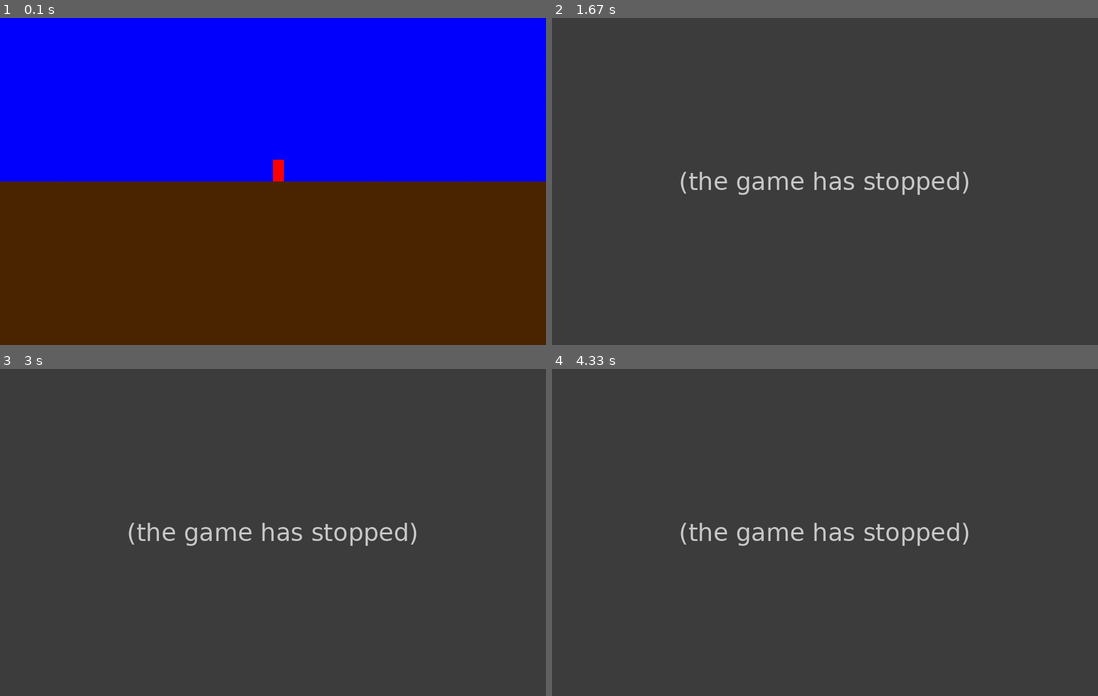
Above: before the commit, frames 1-4 (two rows, left to right).
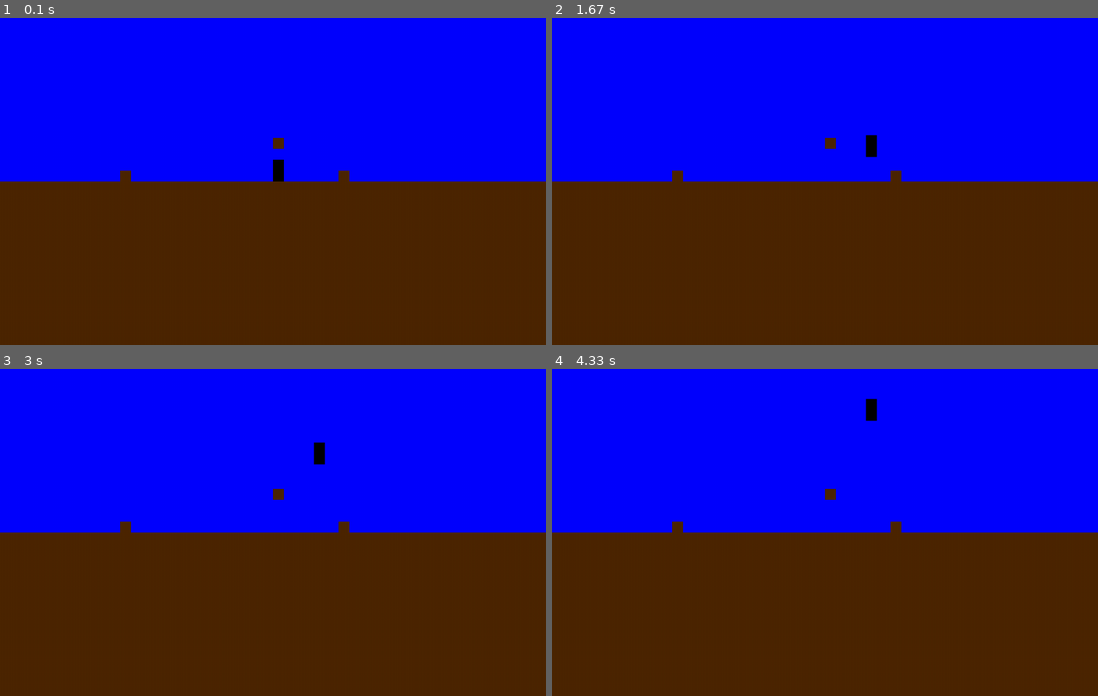
Above: after the commit, the same moments.

Repository: diduk001/terraria-clone-pygame
Game: pygame game, started from Main.py
The game is run twice, just before and just after one commit, with the same random seed, the same clock (stepped at 60 frames per second) and the same inputs.
Inputs:
- Up to frame 1 (0.1 s): no input
- Up to frame 2 (1.67 s): hold Tab 0.33-0.8 s; hold D 0.33-0.8 s; hold Tab 0.83-1.3 s; hold D 0.83-1.3 s; tap Space at 0.9, 1.2, 1.4 s; hold D from 1.33 s (still down)
- Up to frame 3 (3 s): tap Space at 1.7, 1.9, 2.2, 2.4, 2.7, 2.97 s; release D at 1.8 s; hold D 1.83-2.3 s; hold A 2.33-2.87 s; hold A from 2.9 s (still down)
- Up to frame 4 (4.33 s): tap Space at 3.27, 3.4, 3.7, 4.07 s; release A at 3.3 s; hold D 3.33-3.97 s; hold A from 4 s (still down)

The runs differ from the first frame. In frame 1, 0.3% of the frame differs, in the area x 22-64%, y 36-50%; in frame 2, 100%, in the area x 0-100%, y 0-100%; in frame 3, 100%; in frame 4, 100%.
Error before the commit: IndexError: list index out of range (Player.py line 36); the game stopped at 1.18 s (later frames are placeholders)

Commit message:
Added Sprites Updated Blocks, World, Player for sprites

Diff:
--- a/Blocks.py
+++ b/Blocks.py
@@ -1,9 +1,13 @@
 import pygame
+import Sprites
 from pygame import Rect
+
+blocks_sprites = pygame.sprite.Group()
 
 
 class Block:
     size = 20
+
     def __init__(self, id, x, y):
         # id блока и его координаты в блоках;
 
@@ -20,6 +24,10 @@
         self.solidity_axe = int()
         self.drop = int()
 
+        # спрайт блока
+        self.image = pygame.Surface((self.size, self.size))
+        self.sprite = Sprites.BlockSprite(self)
+
     # Функция отрисоки;
 
     def show(self, screen):
@@ -49,6 +57,9 @@
         self.solidity_pickaxe = -1
         self.solidity_axe = -1
 
+        self.image.fill(self.color)
+        self.sprite.update_image(self.image)
+
 
 # Блок Кореной Породы (JJBA: Diamond Is Unbreakable);
 
@@ -65,6 +76,9 @@
         self.solidity_pickaxe = 1000
         self.solidity_axe = 1000
 
+        self.image.fill(self.color)
+        self.sprite.update_image(self.image)
+
 
 # Блок Грязи;
 
@@ -79,6 +93,9 @@
         self.solidity_axe = 25
         self.drop = 0
 
+        self.image.fill(self.color)
+        self.sprite.update_image(self.image)
+
 
 # Блок Камня;
 
@@ -93,6 +110,8 @@
         self.solidity_axe = 1000
         self.drop = 1
 
+        self.image.fill(self.color)
+        self.sprite.update_image(self.image)
 
 # Блок Медной Руды
 
@@ -107,6 +126,9 @@
         self.solidity_axe = 1000
         self.drop = 2
 
+        self.image.fill(self.color)
+        self.sprite.update_image(self.image)
+
 
 # Блок Железной Руды
 
@@ -121,6 +143,9 @@
         self.solidity_axe = 1000
         self.drop = 3
 
+        self.image.fill(self.color)
+        self.sprite.update_image(self.image)
+
 
 # Блок Дерева
 
@@ -135,6 +160,8 @@
         self.solidity_axe = 20
         self.drop = 4
 
+        self.image.fill(self.color)
+        self.sprite.update_image(self.image)
 
 # Блок Листвы
 
@@ -148,6 +175,9 @@
         self.solidity_pickaxe = 5
         self.solidity_axe = 5
 
+        self.image.fill(self.color)
+        self.sprite.update_image(self.image)
+
 
 # Блок Древесины
 
@@ -162,6 +192,9 @@
         self.solidity_axe = 20
         self.drop = 4
 
+        self.image.fill(self.color)
+        self.sprite.update_image(self.image)
+
 
 # Блок Верстака
 
@@ -176,6 +209,9 @@
         self.solidity_axe = 20
         self.drop = 5
 
+        self.image.fill(self.color)
+        self.sprite.update_image(self.image)
+
 
 # Блок Печи
 
@@ -189,3 +225,6 @@
         self.solidity_pickaxe = 30
         self.solidity_axe = 1000
         self.drop = 6
+
+        self.image.fill(self.color)
+        self.sprite.update_image(self.image)
--- /dev/null
+++ b/Inventory.py
@@ -0,0 +1,21 @@
+import pygame
+
+
+class Window():
+    def __init__(self):
+        # размеры окна в ячейках и размеры ячейки
+        self.height = 4
+        self.weight = 10
+        self.size = 40
+        self.open = False
+
+        # сам инвентарь
+        self.case = [[[] for y in range(self.height)] for x in range(self.weight)]
+
+    def show(self, screen):
+        pygame.draw.rect(screen, (149, 149, 149),
+                         (5 * self.size - 4, 5 * self.size - 4,self.weight * self.size + 16, self.height *  self.size + 8))
+        for x in range(5, self.weight + 5):
+            for y in range(5, self.height + 5):
+                pygame.draw.rect(screen, (149, 149, 149), (x * self.size, y * self.size, self.size + 4, self.size + 4))
+                pygame.draw.rect(screen, (176, 174, 174), (x * self.size + 2, y * self.size + 2, self.size, self.size))
--- a/Main.py
+++ b/Main.py
@@ -2,7 +2,7 @@
 import World
 import Blocks
 import Player
-
+import Inventory
 
 def main():
     pygame.init()
@@ -16,7 +16,7 @@
 
     world = World.World(screen)
     player = Player.Player(world.width // 2 * Blocks.Block.size, (world.height // 2 - 2) * Blocks.Block.size)
-
+    inventory = Inventory.Window()
     # Настройка fps, цикла игры
 
     fps = 60
@@ -25,30 +25,36 @@
 
     while running:
         # Обработка событий
-        if pygame.key.get_pressed()[32]:
+        if pygame.key.get_pressed()[32] and player.up:
             player.jump()
         for event in pygame.event.get():
+            if event.type == pygame.KEYDOWN and event.key == 9:
+                if inventory.open:
+                    inventory.open = False
+                else:
+                    inventory.open = True
             if event.type == pygame.KEYDOWN:
-                if event.key == 100:
+                if event.key == 100 and player.right:
                     player.speed_x(player.speed)
-                if event.key == 97:
+                if event.key == 97 and player.left:
                     player.speed_x(-player.speed)
             if event.type == pygame.KEYUP:
-                if event.key == 100:
+                if event.key == 100 and player.vx != 0:
                     player.speed_x(-player.speed)
-                if event.key == 97:
+                if event.key == 97 and player.vx != 0:
                     player.speed_x(player.speed)
             if event.type == pygame.QUIT:
                 running = False
 
         world.show()
         player.show(screen)
-
+        if inventory.open:
+            inventory.show(screen)
         pygame.display.flip()
 
         # Обновление персонажа
         player.move()
-        player.fall(world.world)
+
 
         clock.tick(fps)
 
--- a/Player.py
+++ b/Player.py
@@ -1,5 +1,6 @@
 import pygame
 from Blocks import Block
+import Sprites
 import Mobs
 import Main
 from pygame.rect import Rect
@@ -10,8 +11,9 @@
         # координаты по x, y
         self.x = x
         self.y = y
-        self.size_x = Block.size
-        self.size_y = 2 * Block.size
+        self.size = 1
+        self.weight = Block.size
+        self.height = 2 * Block.size
         self.vx = 0
         self.vy = 0
         self.sprite = bool()
@@ -20,39 +22,35 @@
         self.direction = bool()
         self.attack = int()
         self.speed = 10
+        self.image = pygame.Surface((self.weight, self.height))
+        self.sprite = Sprites.PlayerSprite(self)
+        self.right = True
+        self.left = True
+        self.down = True
+        self.up = True
 
     def move(self):
-        self.x += self.vx
-        self.y += self.vy
-        if self.vy < 0:
-            self.vy += 5
+        self.sprite.move()
 
     def speed_x(self, x):
         self.vx += x
 
-    def fall(self, world):
-        bx, by = self.block_now()
-        by += 2
-        if (world[bx][by].solidity_pickaxe == -1 and self.vy == 0):
-            self.vy -= self.jump_speed // 3
-        elif world[bx][by].solidity_pickaxe != -1:
-            self.vy = 0
-
-
+    def fall(self):
+        if self.vy < 0:
+            self.vy -= -self.jump_speed
 
     def jump(self):
         if self.vy == 0:
             self.vy += self.jump_speed
 
     def block_now(self):
-        print()
         return self.x // Block.size, self.y // Block.size
 
     def collide(self):
         pass
 
     def show(self, screen):
-        pygame.draw.rect(screen, (255, 0, 0), (self.x, self.y, self.size_x, self.size_y))
+        Sprites.player_sprite.draw(screen)
 
     def damage(self, x):
         self.hp -= x
--- /dev/null
+++ b/Sprites.py
@@ -0,0 +1,86 @@
+import pygame
+import os.path
+
+
+def load_image(name, color_key=None):
+    fullname = os.path.join('data', name)
+    image = pygame.image.load(fullname).convert()
+    if color_key is not None:
+        if color_key == -1:
+            color_key = image.get_at((0, 0))
+        image.set_colorkey(color_key)
+    else:
+        image = image.convert_alpha()
+    return image
+
+
+blocks_sprites = pygame.sprite.Group()
+mobs_sprites = pygame.sprite.Group()
+player_sprite = pygame.sprite.Group()
+
+
+class MySprite(pygame.sprite.Sprite):
+    def __init__(self, group, object):
+        super().__init__(group)
+        self.image = object.image
+        self.rect = self.image.get_rect()
+        self.rect.x = object.x * object.size
+        self.rect.y = object.y * object.size
+        self.group = group
+
+    def update_image(self, new_image):
+        self.image = new_image
+
+    def delete(self):
+        self.group.remove(self)
+
+
+class BlockSprite(MySprite):
+    def __init__(self, block):
+        super().__init__(blocks_sprites, block)
+        self.image = block.image
+        self.block = block
+
+
+class PlayerSprite(MySprite):
+    def __init__(self, player):
+        super().__init__(player_sprite, player)
+        self.player = player
+
+    def move(self):
+        self.rect = self.rect.move(self.player.vx // 10, self.player.vy // 30)
+        self.player.x = self.rect.x
+        self.player.y = self.rect.y
+        self.player.up = True
+        self.player.down = True
+        self.player.left = True
+        self.player.right = True
+        for block_sprite in pygame.sprite.spritecollide(self, blocks_sprites, False):
+            # врезался в блок слева
+            block = block_sprite.block
+            if (block.name == 'Air'):
+                print(block.y * block.size + 1 - (self.player.y + 2 * block.size))
+            if (block.x + 1) * block.size == self.player.x + 1 and block.solidity_pickaxe != -1:
+                self.player.vx = 0
+                self.player.left = False
+            # врезался в блок справа
+            elif block.x * block.size + 1 == self.player.x + block.size and block.solidity_pickaxe != -1:
+                self.player.vx = 0
+                self.player.right = False
+            # врезался в блок сверху
+            elif (block.y + 1) * block.size == self.player.y + 1 and block.solidity_pickaxe != -1:
+                self.player.vy = max(0, self.player.vy)
+                self.player.up = False
+            # врезался в блок снизу
+            elif block.y * block.size + 1 == self.player.y + 2 * block.size and block.solidity_pickaxe != -1:
+                self.player.vy = min(0, self.player.vy)
+                print('hah')
+                self.player.down = False
+            elif block.y * block.size + 1 == self.player.y + 2 * block.size and block.solidity_pickaxe == 1:
+                self.player.vy = 1
+                print("YES")
+
+
+class MobSprite(MySprite):
+    def __init__(self, mob):
+        super().__init__(mobs_sprites, mob)
--- a/World.py
+++ b/World.py
@@ -1,5 +1,5 @@
 import pygame
-
+import Sprites
 import Blocks
 
 
@@ -27,9 +27,11 @@
             for x in range(self.width):
                 self.world[x][y] = Blocks.Dirt(x, y)
 
+        self.world[31][14] = Blocks.Dirt(31, 14)
+        self.world[11][14] = Blocks.Dirt(11, 14)
+        self.world[25][11] = Blocks.Dirt(25, 11)
+
     # Функция отрисовки
 
     def show(self):
-        for row in self.world:
-            for block in row:
-                block.show(self.screen)
+        Sprites.blocks_sprites.draw(self.screen)
